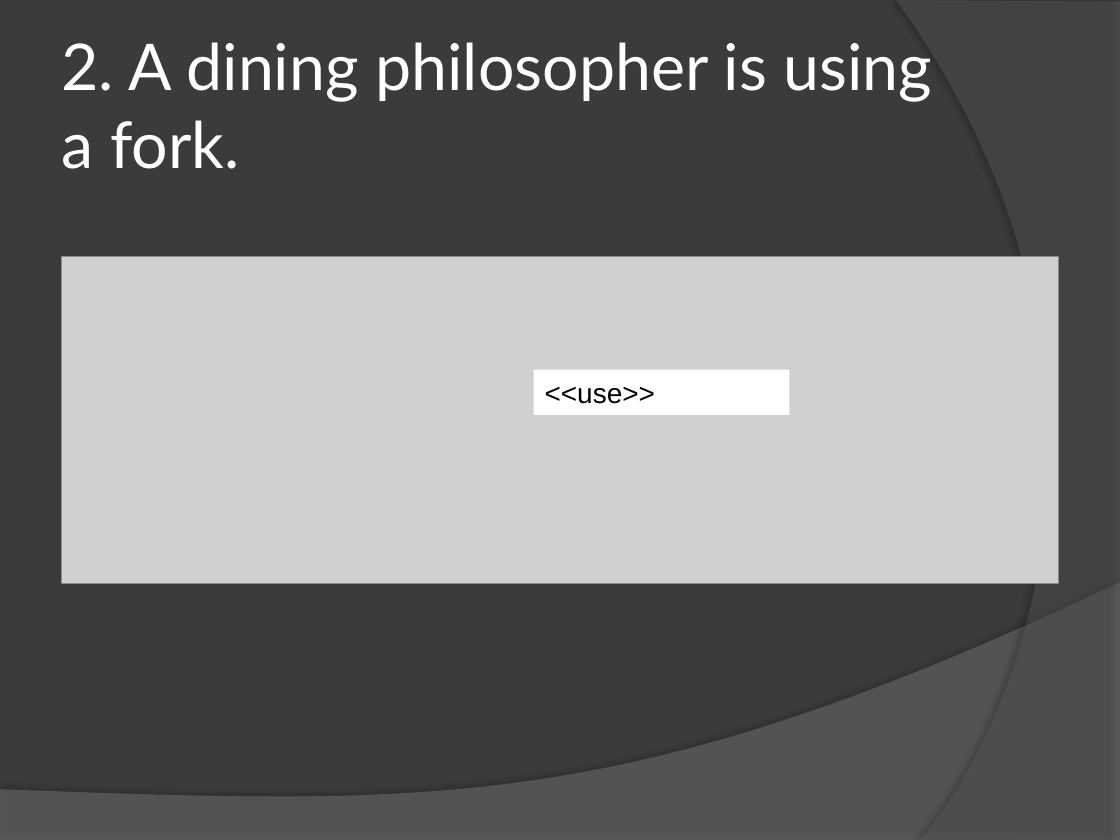
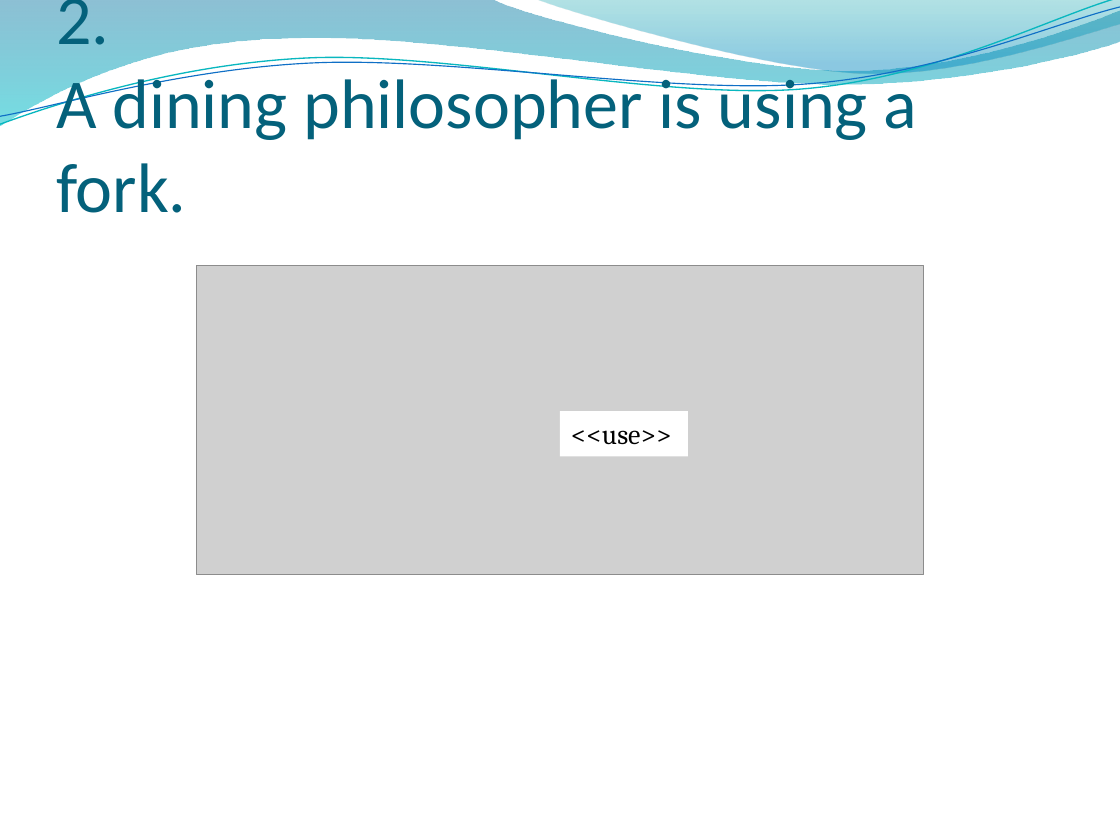
Before and after one commit to 2014-sed-team3/term-project, a slide deck: slide 3 of hw/hw304.pptx. Drawn at 1120x840 pixels with LibreOffice and Linux fonts; fonts in the diff are those of the drawing; grey boxes stand for pictures; background and template pictures are left out. Boxes give left, top, right and bottom in pixels: in the first picture for what was removed or moved away, otherwise in the second. Text is boxed around its words. In the diff, an @@ line names an element or a change of style, - is before the commit and + after.

```diff
--- a/hw/hw304.pptx
+++ b/hw/hw304.pptx
@@ background #3B3B3B to picture (left out) @@
@@ freeform shape added at (x1=0, y1=0, x2=1120, y2=127), fill gradient #0074A1 to #00C6CF @@
@@ freeform shape added at (x1=0, y1=0, x2=1120, y2=131), outline #0AB8BF 0.85 pt @@
@@ freeform shape added at (x1=0, y1=7, x2=1120, y2=125), outline #0F6FC6 0.75 pt @@
@@ title "2. A dining philosopher is ..." moved from (x1=62, y1=42, x2=933, y2=169) to (x1=56, y1=0, x2=918, y2=213) @@
@@ title "2. A dining philosopher is ..." at (x1=56, y1=0, x2=918, y2=213): size 41.4 to 45 pt, font Lato to Calibri, text colour #FFFFFF to #04617B; vertical alignment middle to bottom @@
@@ freeform shape added at (x1=536, y1=0, x2=1120, y2=77), fill gradient #00A1A9 to #008BBF @@
@@ freeform shape removed at (x1=896, y1=0, x2=1120, y2=840) @@
@@ picture resized from (x1=62, y1=256, x2=1058, y2=582) to (x1=196, y1=265, x2=924, y2=575) @@
@@ rectangle "<<use>>" resized from (x1=533, y1=370, x2=788, y2=414) to (x1=560, y1=411, x2=688, y2=456) @@
@@ rectangle "<<use>>" at (x1=560, y1=411, x2=688, y2=456): font Arial to Cambria @@
@@ freeform shape removed at (x1=0, y1=582, x2=1120, y2=840) @@
```
Also in this commit, not shown: 4 other slides changed, 3 other files.
